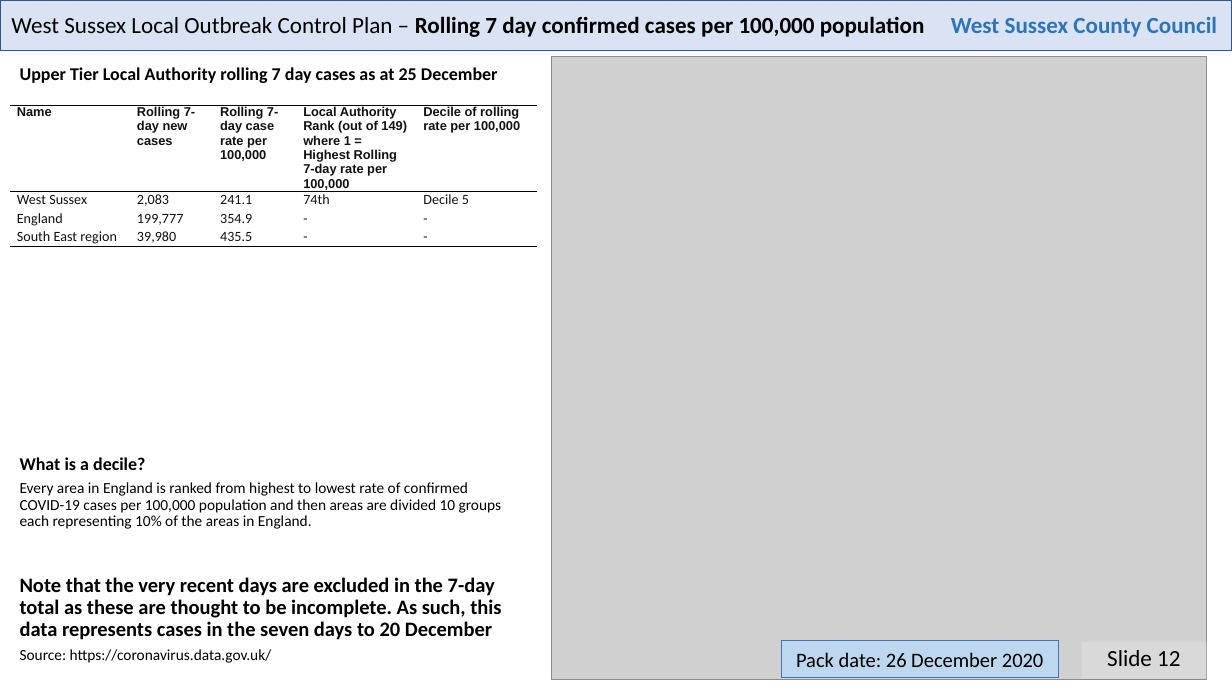
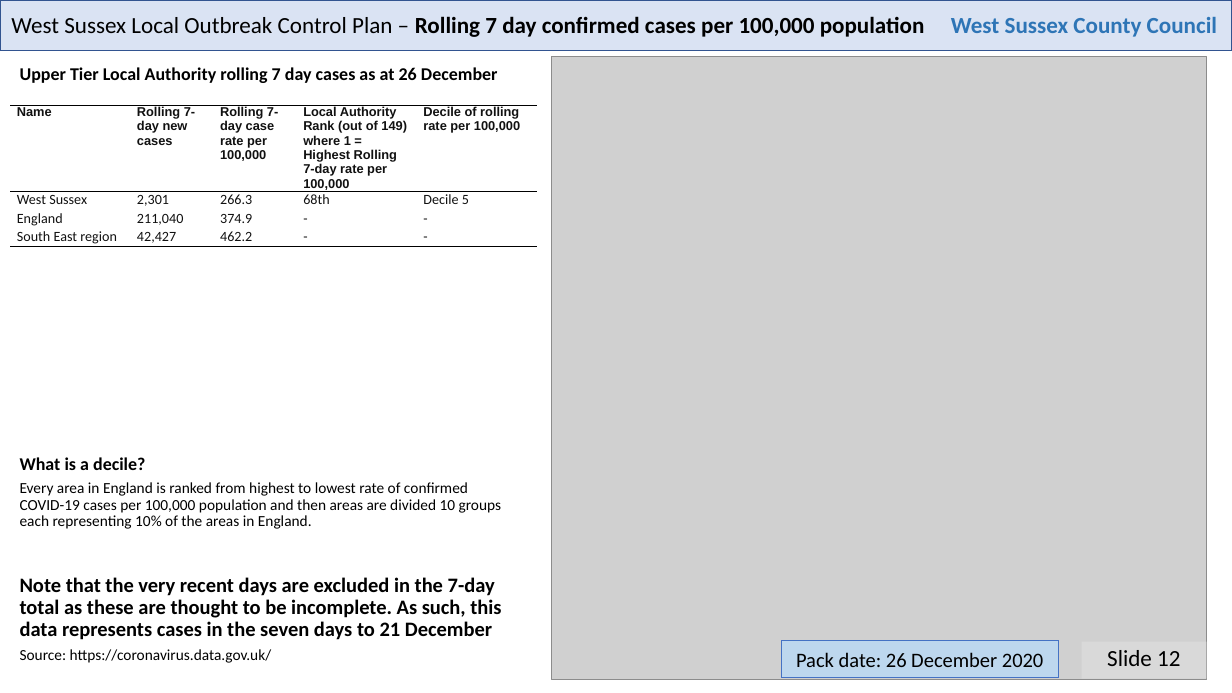
Before and after one commit to psychty/wsx_covid_datapack_public, a slide deck: slide 12 of Latest_West_Sussex_C19_slide_deck.pptx. Drawn at 1232x693 pixels with LibreOffice and Linux fonts; fonts in the diff are those of the drawing; grey boxes stand for pictures. Boxes give left, top, right and bottom in pixels: in the first picture for what was removed or moved away, otherwise in the second. Text is boxed around its words. In the diff, an @@ line names an element or a change of style, - is before the commit and + after.

```diff
--- a/Latest_West_Sussex_C19_slide_deck.pptx
+++ b/Latest_West_Sussex_C19_slide_deck.pptx
@@ text at (20, 67, 498, 83): text changed @@
-Upper Tier Local Authority rolling 7 day cases as at 25 December
+Upper Tier Local Authority rolling 7 day cases as at 26 December
@@ table at (10, 105, 537, 361) @@
-row 2: West Sussex | 2,083 | 241.1 | 74th | Decile 5
+row 2: West Sussex | 2,301 | 266.3 | 68th | Decile 5
-row 3, column 2: 199,777
+row 3, column 2: 211,040
-row 3, column 3: 354.9
+row 3, column 3: 374.9
-row 4, column 2: 39,980
+row 4, column 2: 42,427
-row 4, column 3: 435.5
+row 4, column 3: 462.2
@@ text at (20, 577, 501, 640): text changed @@
-Note that the very recent days are excluded in the 7-day total as these are thought to be incomplete. As such, this data represents cases in the seven days to 20 December
+Note that the very recent days are excluded in the 7-day total as these are thought to be incomplete. As such, this data represents cases in the seven days to 21 December
```
Also in this commit, not shown: 3 other slides changed, 46 other files.
